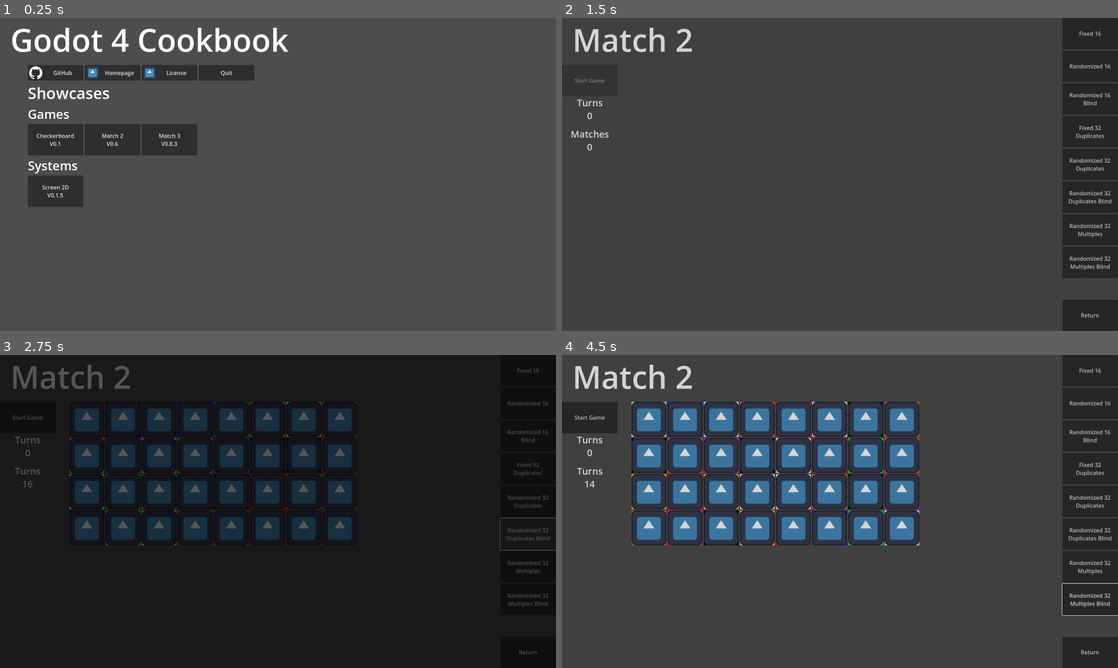
Above: before the commit, frames 1-4 (two rows, left to right).
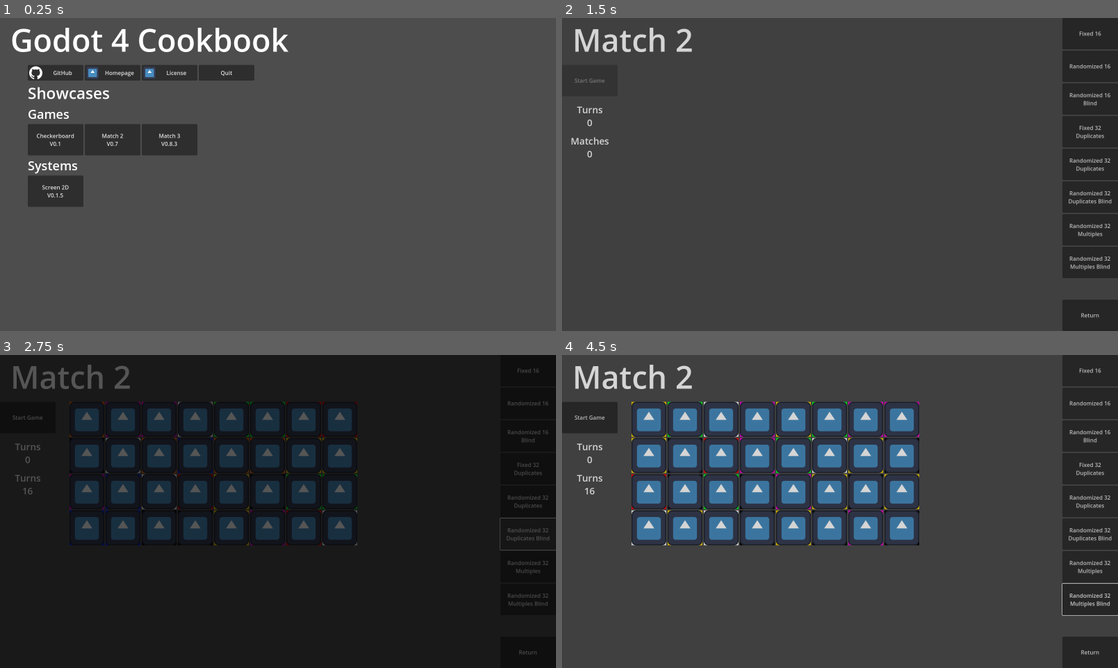
Above: after the commit, the same moments.

Repository: Thorpas/Godot-4-Cookbook
Game: Godot game, scene res://system/StartScreen.tscn
The game is run twice, just before and just after one commit, with the same random seed, the same clock (stepped at 60 frames per second) and the same inputs. The engine's default icon, where the game draws it, is replaced by a stand-in: a white triangle on a blue panel in a dark square.
Inputs:
- Up to frame 1 (0.25 s): no input
- Up to frame 2 (1.5 s): click "Match 2 V0.6" (after the commit: "Match 2 V0.7") at 0.5 s; click "Randomized 32 Duplicates" at 1.25 s
- Up to frame 3 (2.75 s): click "Randomized 32 Duplicates Blind" at 2 s
- Up to frame 4 (4.5 s): click "Randomized 32 Multiples" at 2.75 s; click "Randomized 32 Multiples Blind" at 3.5 s; click "Return" at 4.25 s

The runs differ from the first frame. In frame 1, less than 0.1% of the frame differs, in the area x 20-22%, y 39-41%; in frame 2, 0.3%; in frame 3, 0.5%; in frame 4, 0.7%, in the area x 2-65%, y 14-61%.

Commit message:
Update Match 2 V0.7

Diff:
--- a/system/StartScreen.tscn
+++ b/system/StartScreen.tscn
@@ -88,7 +88,7 @@
 custom_minimum_size = Vector2(160, 90)
 layout_mode = 2
 text = "Match 2
-V0.6"
+V0.7"
 
 [node name="Match3" type="Button" parent="Interface/VBox/GamesGrid" index="2"]
 custom_minimum_size = Vector2(160, 90)
--- a/system/showcases/match2/Match2Game.gd
+++ b/system/showcases/match2/Match2Game.gd
@@ -38,23 +38,19 @@
 	var _card:Match2Card = load("res://system/showcases/match2/card/Match2Card.tscn").instantiate()
 	_card.initialize_match_2_card(key, face, back)
 	return _card
-func create_randomized_cards(faces:Dictionary, back:Texture2D, cards:int):
+func create_random_card_sets(faces:Dictionary, back:Texture2D, pairs:int):
 	var _cards:Array = []
-	for _i in cards:
+	for _i in pairs:
 		var _key = faces.keys().pick_random()
 		_cards.append(create_match_2_card(_key, faces[_key], back))
-	return _cards
+		_cards.append(create_match_2_card(_key, faces[_key], back))
+	return _randomize_cards(_cards)
 func create_equal_card_sets(faces:Dictionary, back:Texture2D, multiples:int):
 	var _cards:Array = []
-	var _randomized:Array = []
 	for _key in faces:
 		for _i in multiples:
 			_cards.append(create_match_2_card(_key, faces[_key], back))
-	while _cards.size() > 0:
-		var _card:Match2Card = _cards.pick_random()
-		_randomized.append(_card)
-		_cards.erase(_card)
-	return _randomized
+	return _randomize_cards(_cards)
 func create_card_pairs(faces:Dictionary, back:Texture2D)->Array:
 	return create_equal_card_sets(faces, back, 2)
 func count_possible_matches()->int:
@@ -103,6 +99,13 @@
 func enable_cards():
 	for _card in $Cards.get_children():
 		_card.enable_card()
+func _randomize_cards(cards:Array)->Array:
+	var _randomized:Array = []
+	while cards.size() > 0:
+		var _card:Match2Card = cards.pick_random()
+		_randomized.append(_card)
+		cards.erase(_card)
+	return _randomized
 func _reveal_cards():
 	for _card in $Cards.get_children():
 		_card.show_face()
--- a/system/showcases/match2/Match2ShowcaseScreen.gd
+++ b/system/showcases/match2/Match2ShowcaseScreen.gd
@@ -104,10 +104,10 @@
 	_cards = $Match2Game.create_equal_card_sets(_faces, CARD_BACK, 4)
 	await _initialize_match_2_game(8, 0.0)
 func _on_random_32_multiples_button_up():
-	_cards = $Match2Game.create_randomized_cards(_faces, CARD_BACK, 32)
+	_cards = $Match2Game.create_random_card_sets(_faces, CARD_BACK, 16)
 	await _initialize_match_2_game(8, 2.5)
 func _on_random_32_multiples_blind_button_up():
-	_cards = $Match2Game.create_randomized_cards(_faces, CARD_BACK, 32)
+	_cards = $Match2Game.create_random_card_sets(_faces, CARD_BACK, 16)
 	await _initialize_match_2_game(8, 0.0)
 ### Game
 func _on_start_button_up():
--- a/system/showcases/match2/Match2ShowcaseScreen.tscn
+++ b/system/showcases/match2/Match2ShowcaseScreen.tscn
@@ -15,9 +15,9 @@
 
 [node name="Turns" type="RichTextLabel" parent="." index="2"]
 custom_minimum_size = Vector2(160, 90)
-offset_top = 225.0
+offset_top = 245.0
 offset_right = 160.0
-offset_bottom = 315.0
+offset_bottom = 335.0
 bbcode_enabled = true
 text = "[center][font_size=27]Turns
 0"
@@ -25,9 +25,9 @@
 
 [node name="Matches" type="RichTextLabel" parent="." index="3"]
 custom_minimum_size = Vector2(160, 90)
-offset_top = 315.0
+offset_top = 335.0
 offset_right = 160.0
-offset_bottom = 405.0
+offset_bottom = 425.0
 bbcode_enabled = true
 text = "[center][font_size=27]Matches
 0"
